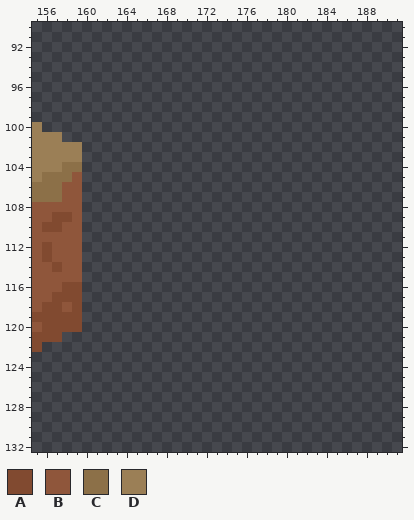
File history of a pixel-art file, Assets/Sprites/Tiles.aseprite. Above is the file before it was changed.
192x192 pixels, 1 frame. Colours within 5 levels of each other are drawn and written as one. Shown: x 155..191, y 90..132. The commit also changed other parts of the picture, which this record leaves out.
Visible layers, top first: "Layer 2", "TowerTileLight" opacity 35%, "Layer 3", "Layer 1".
Palette (. is transparent): A #814a30  B #8f563b  C #8c7048  D #9b7f56
Pixels before, first column x 155:
100 D....
101 DDD..
102 DDDDD
103 DDDDD
104 DDDCC
105 DCCCB
106 CCCBB
107 CCCBB
108 BBBBB
109 BBAAB
110 BAABB
111 BBBBB
112 BABBB
113 BABBB
114 BBABB
115 BBBBB
116 BBBAA
117 BBAAA
118 BAABA
119 AAAAA
120 BAAAA
121 AAA..
122 A....
The same view after the edit:
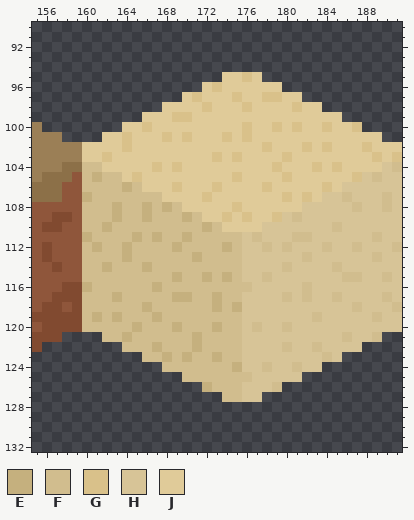
Colours new in this view: E #c5b07e  F #d1bd8e  G #d9c18a  H #d7c497  J #e0cb99
Difference:
Changed rows in their new state; - is an unchanged pixel.
Layer "Layer 1":
first column x 160:
 95 --------------JJGJ--------------
 96 ------------JGJJJJJJ------------
 97 ----------JGJJJGJJGGJJ----------
 98 --------JJJJGJJJGJJJJGJJ--------
 99 ------JJJGGJJJJJJJJJJJJJJJ------
100 ----JJGJJJJJJJJJGJJGJGJJGJJG----
101 --JJGJJJGJGJJJGJGJJJJJJJJJJJJJ--
102 JJJJGJJJJJJJJJJJJJGJJJGJGJJJGJJJ
103 JJGJJJJJJJJJJGJGJJJJGJJJJJJJJGJG
104 FFJJJJJGJGJJJJJJJJJGJJJGJGJJJJHF
105 FEFFJGJJJJJJJJJGJJJJGJJJJJJGHFHH
106 FFFFEFJJJGJJJGJJJJGJJJJJGJHHHHHH
107 EFFFFFFFJJJJGJJJJJJJGJGJHHFHHHFH
108 FFFEFFEFEFJJJJJGJJJJJJHHHHHFHHFH
109 FFFEFFEFFFEFJJGJGJJGHFHHHHHHHHHH
110 FFEFFFFFFFFFEFJJJJHHHHHHHFHHHHHH
111 EFFFFEFEFFEFFFFFHFHHHFFHHHHHHFHH
112 FEFFEFFFFEFFFFEFHHFHFHHHFHHFHHHF
113 FFFFEFFFFFFEFFFFHHHHHHFHHHHHHFHH
114 FFEFFFEFFFFFFFFFHHHHFHHHHFHHHHHH
115 FFFFFFFFFEFFEFEFHHFHHHHHHHFFHHFH
116 EFFFFFFEFFFFFFFFFHHHHHFHHHHHHHHH
117 FFFEFFFFFEEFFEFFHHHHFHFHHFHHHHFH
118 FFFFFFEFFFFFFEFEHHHHHHHHHHHFHHHF
119 FEFEFFFEFFFFFFFFHHHHHHHFHHHHHFHH
120 FFFFFEFFFEFFFEFFHFHHFHHHHHHHHHHH
121 --FFEFFFFFFEFFFFHHHHHHHHHHFHHF--
122 ----FFFEFFFEFFFFHHHHFHHFHHHH----
123 ------FFEFEFFEFFHHHHHHHHFH------
124 --------FFFFFFFEHHFHHFHH--------
125 ----------FFFFFFFHHHHH----------
126 ------------EFFFHHHF------------
127 --------------FFHH--------------
Changed places in both pictures, as pixel boxes (x1, y1, x2, y2):
added: (82, 72, 402, 402)
